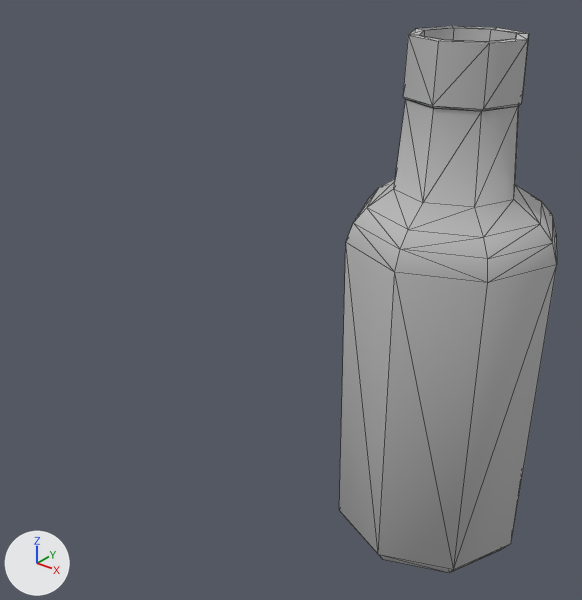
Before and after pictures for a commit that changed the Blender file Meshes/TrueBlood.blend.
Both versions are drawn from a 50 mm lens placed at (0.155, -0.31, 0.291), pointed at (-0.097, 0.005, 0.096). Every picture has the same lights, and +X, +Y and +Z are marked at lower left. Mesh edges are drawn as thin lines.

Script lines for the objects in view, before the commit:
```python
me_mesh_circle = bpy.data.meshes.new('Mesh_Circle')
me_mesh_circle.from_pydata(...)  # 137 vertices, 160 faces; spans x -0.049..0.049, y 0.0..0.246, z -0.048..0.049
me_mesh_circle.polygons.foreach_set('use_smooth', [True] * 160)
me_mesh_circle.materials.append(mat_material_tb_png_tb_pn)  # its picture is missing
ob_mesh_001 = bpy.data.objects.new('Mesh.001', me_mesh_circle)
ob_mesh_001.location = (0.0, 0.0, 0.0)
ob_mesh_001.rotation_euler = (1.571, 0.0, -3.142)  # degrees (90, 0, -180)
```
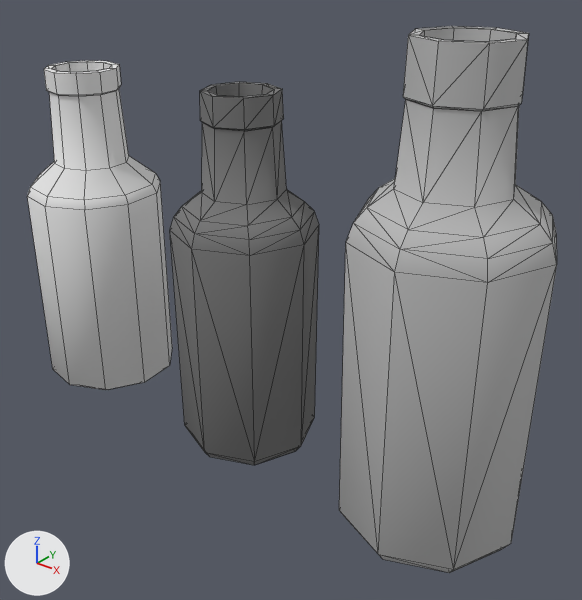
The newer file is also turned or shifted as a whole; pictures and numbers use the older file's frame.

Where the change shows, as pixel boxes [x1, y1, x2, y2] in the pictures (582 x 600 px):
'Mesh', added: after [170, 82, 319, 465]
'Circle', added: after [27, 60, 172, 390]

The change, as a diff of the scene's bpy script:
```diff
--- a/Meshes/TrueBlood.blend.py
+++ b/Meshes/TrueBlood.blend.py
@@ mat_material_tb_png_t_000 @@
+mat_material_tb_png_t_000 = diffuse_material('Material_TB.png_T.000')
+mat_material_tb_png_t_000.base_color = (0.21, 0.21, 0.21)  # grey #7e7e7e
@@ mat_material @@
+mat_material = diffuse_material('Material')
+mat_material.base_color = (0.8, 0.8, 0.8)  # white #e7e7e7
@@ me_mesh_mesh_mesh_mesh_0 @@
+me_mesh_mesh_mesh_mesh_0.from_pydata(...)  # 136 vertices, 160 faces; spans x -0.041..0.041, y 0.0..0.208, z -0.041..0.041
+me_mesh_mesh_mesh_mesh_0.polygons.foreach_set('use_smooth', [True] * 160)
+me_mesh_mesh_mesh_mesh_0.materials.append(mat_material_tb_png_t_000)  # its picture is missing
@@ me_circle @@
+me_circle.from_pydata(...)  # 154 vertices, 100 faces; spans x -0.099..0.099, y -0.104..0.104, z 0.0..0.506
+me_circle.polygons.foreach_set('use_smooth', [True] * 100)
+me_circle.materials.append(mat_material)  # its picture is missing
@@ ob_mesh @@
+ob_mesh = bpy.data.objects.new('Mesh', me_mesh_mesh_mesh_mesh_0)
+ob_mesh.location = (-0.1253, 0.0, 0.0)
+ob_mesh.rotation_euler = (1.571, 0.0, 0.0)  # degrees (90, 0, 0)
@@ ob_circle @@
+ob_circle = bpy.data.objects.new('Circle', me_circle)
+ob_circle.location = (-0.2532, 0.0, 0.0)
+ob_circle.rotation_euler = (0.0, 0.0, -0.516)  # degrees (0, 0, -30)
+ob_circle.scale = (0.407, 0.407, 0.407)
```
